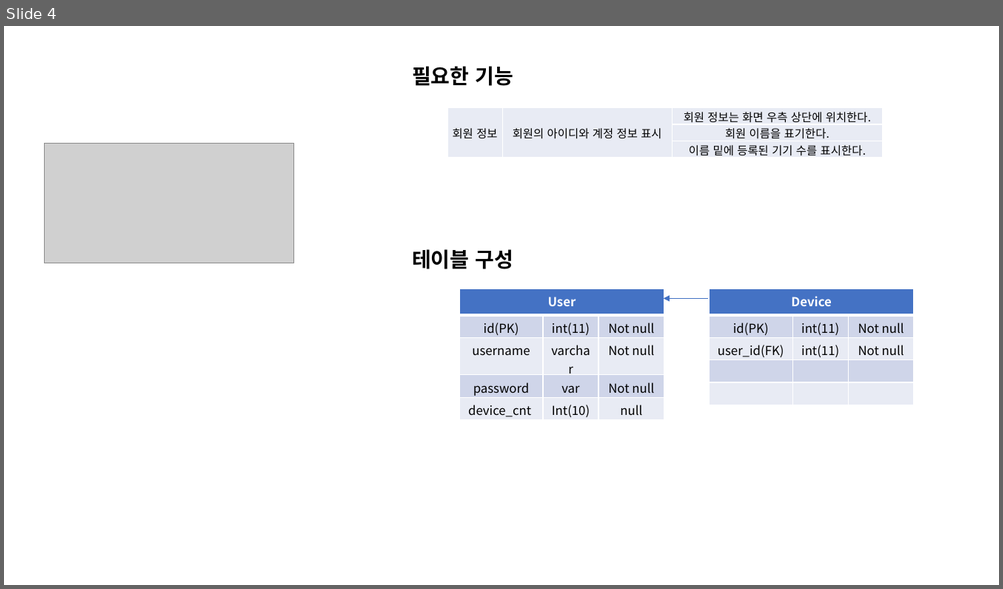
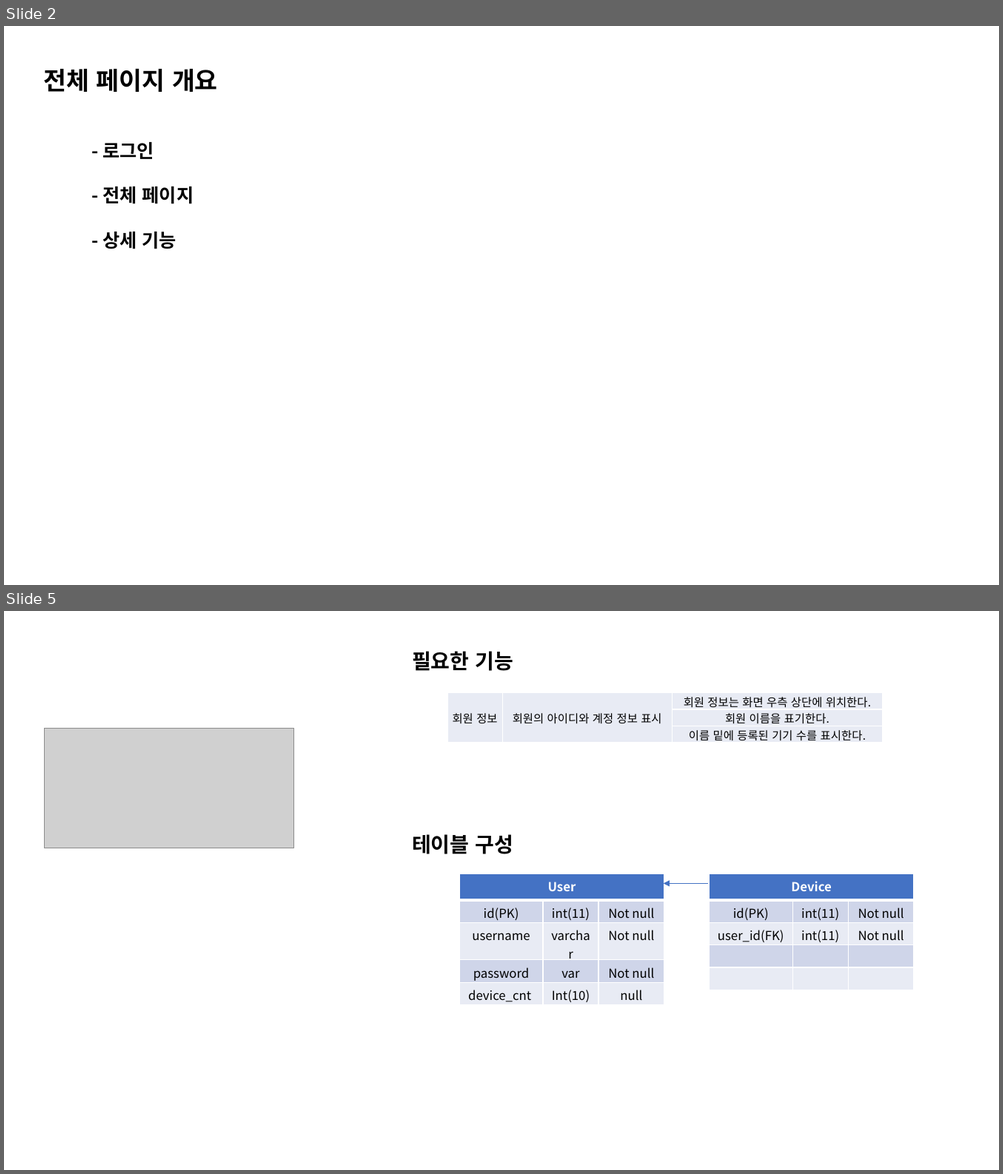
Before and after one commit to PestPlan/document, a slide deck: database/클라이언트 디비 계획서 (20.08.23).pptx. Shown one above the other, each under a label of ours: slide 4 before the commit, slides 2 and 5 after it; the slides between them are not shown. The pictures are 1003x589 and 1003x1174 pixels, drawn with LibreOffice and Linux fonts; fonts in the diff are those of the drawing; grey boxes stand for pictures. Boxes give left, top, right and bottom in pixels: in the first picture for what was removed or moved away, otherwise in the second. Text is boxed around its words. In the diff, an @@ line names an element or a change of style, - is before the commit and + after.

```diff
--- a/database/클라이언트 디비 계획서 (20.08.23).pptx
+++ b/database/클라이언트 디비 계획서 (20.08.23).pptx
@@ slide 2 added at (4,26,999,585), background #FFFFFF @@
@@ title added at (44,68,218,92), 24 pt, text #000000, bold @@
+전체 페이지 개요
@@ text added at (102,142,194,249), 18 pt, text #000000, bold @@
+- 로그인
+- 전체 페이지
+- 상세 기능
@@ what was slide 4 is now slide 5 @@
```
Also in this commit, not shown: 2 slides changed, 20 other files.
